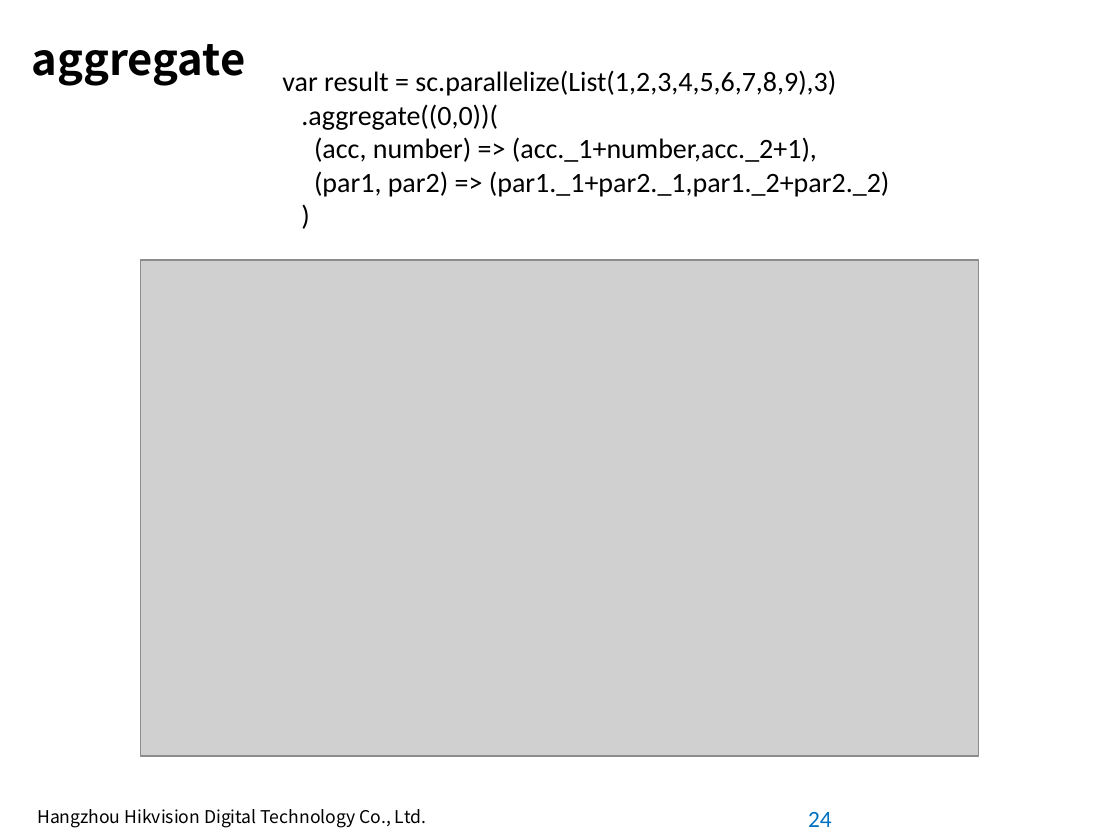
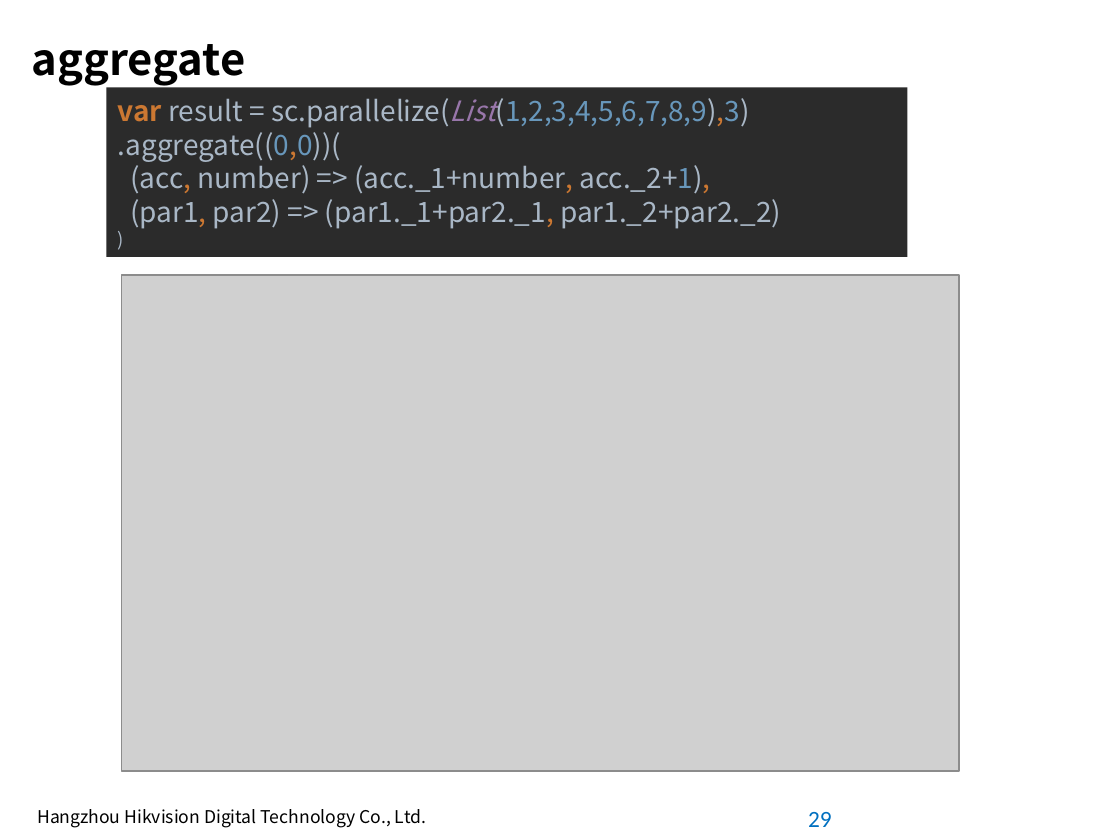
Before and after one commit to pcalpha/Learning, a slide deck: slide 29 of Scala/Spark常用算子.pptx (slide 24 before the commit). Drawn at 1120x840 pixels with LibreOffice and Linux fonts; fonts in the diff are those of the drawing; grey boxes stand for pictures; background and template pictures are left out. Boxes give left, top, right and bottom in pixels: in the first picture for what was removed or moved away, otherwise in the second. Text is boxed around its words. In the diff, an @@ line names an element or a change of style, - is before the commit and + after.

```diff
--- a/Scala/Spark常用算子.pptx
+++ b/Scala/Spark常用算子.pptx
@@ rectangle "var result = sc.parallelize(List(1,2,3,4,5,6,7,8,9),3) .aggr ...": place and size @@
-rectangle "var result = sc.parallelize(List(1,2,3,4,5,6,7,8,9),3) .aggr ..." at [282, 70, 890, 197]
+rectangle "var result = sc.parallelize(List(1,2,3,4,5,6,7,8,9),3) .aggr ..." at [106, 87, 907, 256]
@@ rectangle "var result = sc.parallelize(List(1,2,3,4,5,6,7,8,9),3) .aggr ..." at [106, 87, 907, 256]: vertical alignment top to middle; fill none to #2B2B2B @@
@@ text in rectangle at [118, 98, 781, 229]: text changed; font Calibri to Noto Sans CJK SC; text colour #000000 to #A9B7C6 @@
-var result = sc.parallelize(List(1,2,3,4,5,6,7,8,9),3)
-.aggregate((0,0))(
-(acc, number) => (acc._1+number,acc._2+1),
-(par1, par2) => (par1._1+par2._1,par1._2+par2._2)
-)
+var result = sc.parallelize(List(1,2,3,4,5,6,7,8,9),3)
+.aggregate((0,0))(
+(acc, number) => (acc._1+number, acc._2+1),
+(par1, par2) => (par1._1+par2._1, par1._2+par2._2)
+)
@@ picture: place and size @@
-picture at [140, 260, 978, 756]
+picture at [121, 276, 959, 772]
@@ page number at [808, 812, 832, 827]: text changed @@
-24
+29
```
Also in this commit, not shown: 8 other slides changed, 13 slides added, 8 slides removed.
